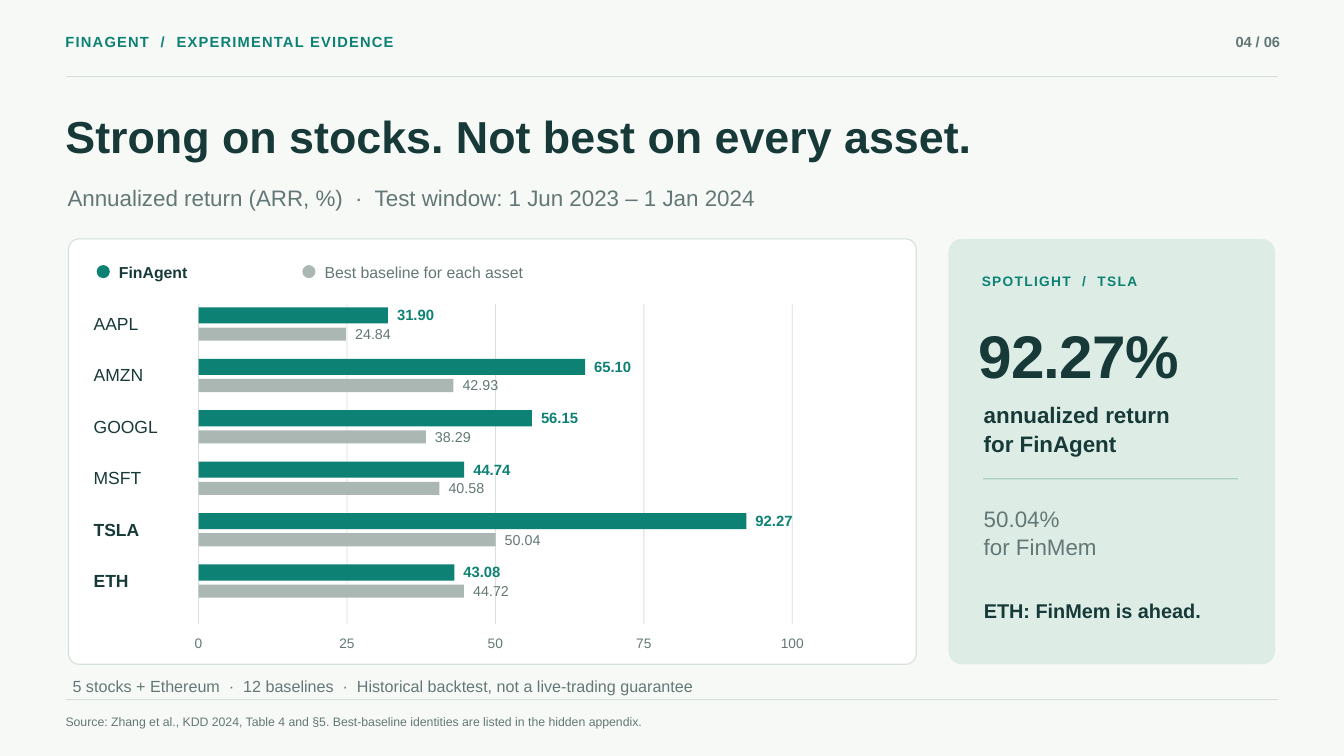
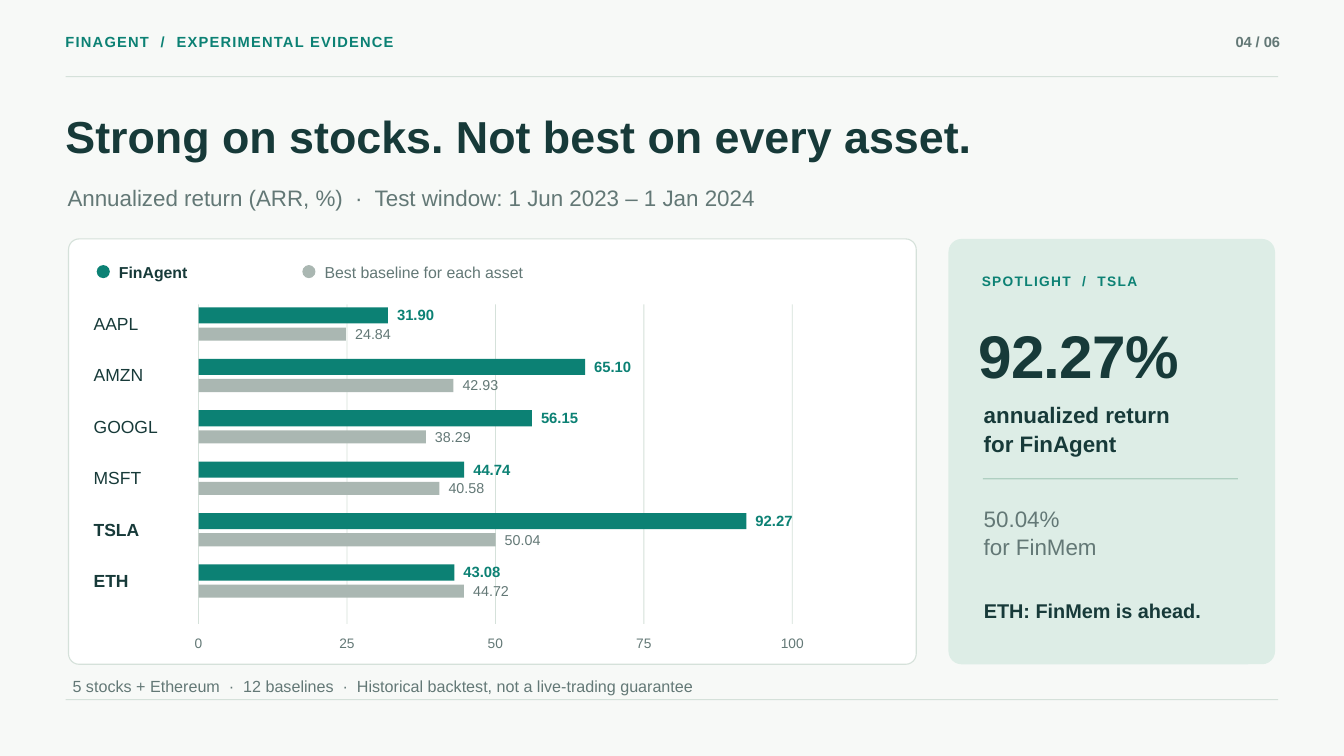
Before and after one commit to Freezingc/fintech-course-ppts, a slide deck: slide 4 of presentations/FinAgent_张云帆.pptx. Drawn at 1344x756 pixels with LibreOffice and Linux fonts; fonts in the diff are those of the drawing. Boxes give left, top, right and bottom in pixels: in the first picture for what was removed or moved away, otherwise in the second. Text is boxed around its words. In the diff, an @@ line names an element or a change of style, - is before the commit and + after.

```diff
--- a/presentations/FinAgent_张云帆.pptx
+++ b/presentations/FinAgent_张云帆.pptx
@@ text removed at <box>66,717,642,729</box> @@
-Source: Zhang et al., KDD 2024, Table 4 and §5. Best-baseline identities are listed in the hidden appendix.
```
Also in this commit, not shown: 6 other slides changed, 1 other file.
